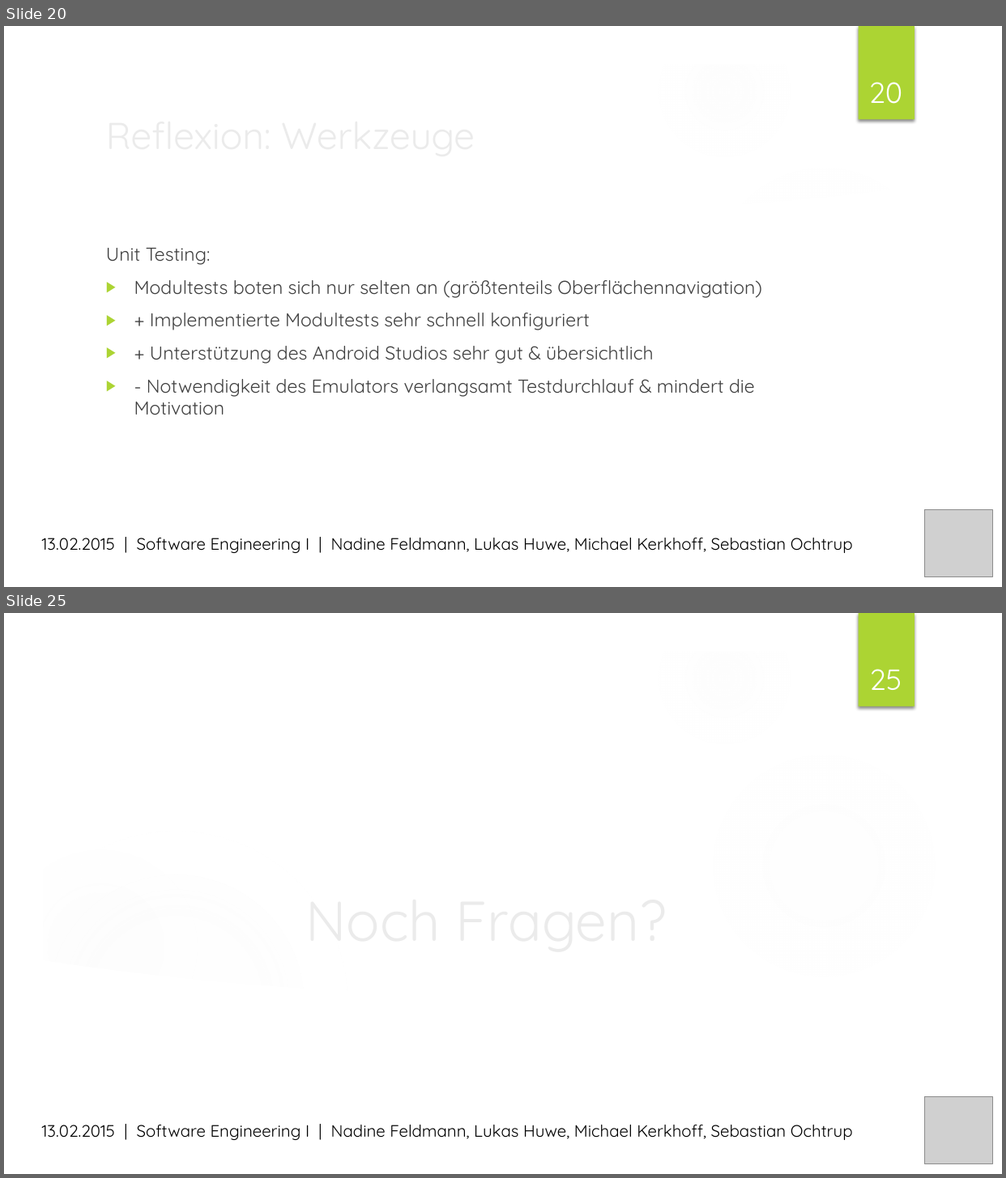
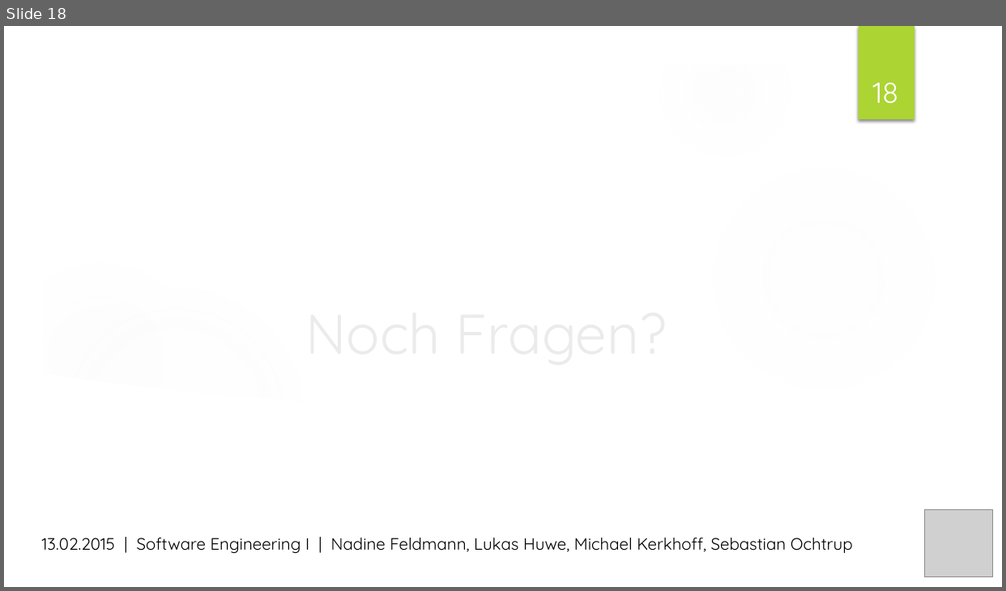
Before and after one commit to MrXXX92/pwsafe, a slide deck: Dokumentation/PWSafe Präsentation.pptx. Shown one above the other, each under a label of ours: slides 20 and 25 before the commit, slide 18 after it; the slides between them are not shown. The pictures are 1006x1178 and 1006x591 pixels, drawn with LibreOffice and Linux fonts; fonts in the diff are those of the drawing; grey boxes stand for pictures; background and template pictures are left out. Boxes give left, top, right and bottom in pixels: in the first picture for what was removed or moved away, otherwise in the second. Text is boxed around its words. In the diff, an @@ line names an element or a change of style, - is before the commit and + after.

```diff
--- a/Dokumentation/PWSafe Präsentation.pptx
+++ b/Dokumentation/PWSafe Präsentation.pptx
@@ slide 20 removed at box(4, 26, 1002, 587), background picture (left out); not listed: 7 template elements that a slide beside it also shows @@
@@ page number removed at box(869, 82, 903, 104) @@
-20
@@ title removed at box(98, 105, 816, 163) @@
-Reflexion: Werkzeuge
@@ freeform shape removed at box(698, 151, 971, 233) @@
@@ freeform shape removed at box(41, 179, 965, 550) @@
@@ text removed at box(106, 248, 762, 415) @@
-Unit Testing:
-▶ Modultests boten sich nur selten an (größtenteils Oberflächennavigation)
-▶ + Implementierte Modultests sehr schnell konfiguriert
-▶ + Unterstützung des Android Studios sehr gut & übersichtlich
-▶ - Notwendigkeit des Emulators verlangsamt Testdurchlauf & mindert die Motivation
@@ picture removed at box(925, 510, 992, 577) @@
@@ text removed at box(42, 538, 853, 553) @@
-13.02.2015 | Software Engineering I | Nadine Feldmann, Lukas Huwe, Michael Kerkhoff, Sebastian Ochtrup
@@ what was slide 25 is now slide 18 @@
@@ page number at box(872, 83, 898, 104): text changed @@
-25
+18
```
Also in this commit, not shown: 13 slides changed, 6 other slides removed.
